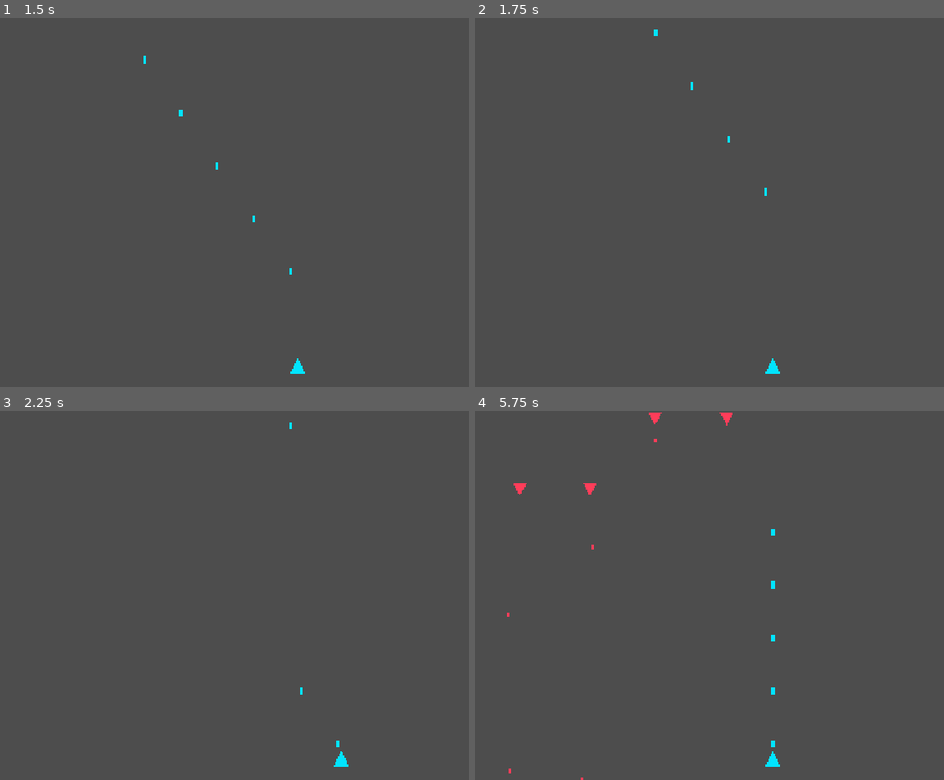
Above: before the commit, frames 1-4 (two rows, left to right).
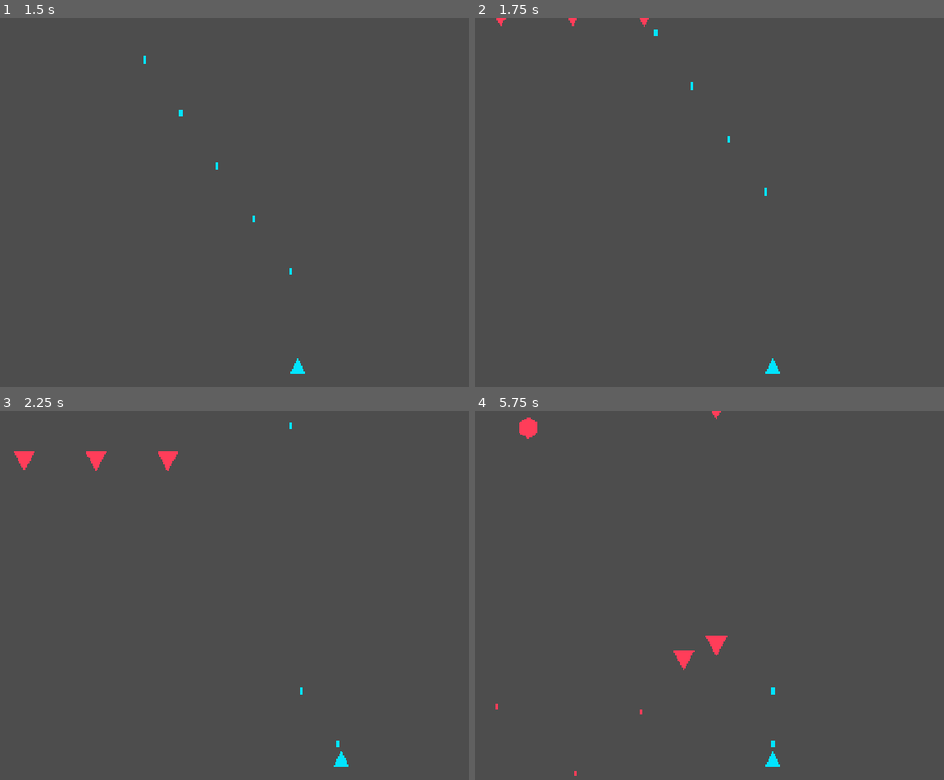
Above: after the commit, the same moments.

Repository: mrdth/meridian-run
Game: Godot game, scene res://world/arena.tscn
Two runs of this game, one before a commit and one after it. Both use one fixed random seed, a clock stepped at 60 frames per second and the inputs below.
Inputs (mouse positions are in pixels of both pictures, inside the frame that each line leads up to):
- Up to frame 1 (1.5 s): tap Enter (confirm) at 0.5 s; move the mouse to (286, 184) at 0.52 s; hold D (move_right) 0.53-1.25 s; hold Space (fire) 0.53-1.25 s; click (286, 184) at 0.67 s; drag from (9, 220) to (145, 132) at 1.27 s
- Up to frame 2 (1.75 s): no input
- Up to frame 3 (2.25 s): move the mouse to (206, 514) at 2.02 s; hold D (move_right) from 2.03 s (still down); hold Space (fire) from 2.03 s (still down)
- Up to frame 4 (5.75 s): release D (move_right) at 2.75 s; release Space (fire) at 2.75 s; drag from (582, 669) to (812, 580) at 2.77 s; move the mouse to (812, 650) at 3.52 s; hold A (move_left) 3.53-4.25 s; hold Space (fire) 3.53-4.25 s; tap Alt at 3.6 s; drag from (outside the picture) to (887, 580) at 4.27 s; move the mouse to (648, 595) at 5.02 s; hold Escape (back) from 5.03 s (still down); hold Space (fire) from 5.03 s (still down); click (648, 595) at 5.17 s

Frame 1 is identical in both runs. In frame 2, less than 0.1% of the frame differs, in the area x 4-38%, y 0-3%; in frame 3, 0.4%; in frame 4, 0.8%, in the area x 4-64%, y 0-100%.

Commit message:
Story 1.4 option-A rework checkpoint: fixed movement, spiral entry, dive loop, bigger enemies
Reworked the entry/dive FEEL per playtest (option A — keep cap-12, deliver Galaga feel
within it): exact curve tracking (no pursuit lag), spiraling/swooping entry curves,
dive->re-enter->return loop (enemies cycle until killed; release only on death), coherent
formation-group spawning (group_size), staggered dives, and 150%/165% larger enemies via a
new data-driven silhouette_scale (muzzle offset tracks it). move_speed raised from the GDD
baseline (playtest-tuned). 91/91 GUT pass; headless launch clean.

Mrdth still wants a course correction (option B — revisit cap-12 / formation-groups / GDD
density); committing as a checkpoint before running gds-correct-course. See
1-4-formation-feel-findings.md.

Diff:
--- a/enemies/enemy.gd
+++ b/enemies/enemy.gd
@@ -20,6 +20,7 @@
 @onready var _fire: EnemyFireSystem = $EnemyFireSystem
 @onready var _muzzle: Marker2D = $Muzzle
 @onready var _collision_shape: CollisionShape2D = $CollisionShape2D
+@onready var _visual: Polygon2D = $Visual
 @onready var _enter_state: State = $StateMachine/EnterState
 @onready var _formation_state: State = $StateMachine/FormationState
 @onready var _dive_state: State = $StateMachine/DiveState
@@ -46,6 +47,14 @@
 		var dup := shape.duplicate() as CircleShape2D
 		dup.radius = definition.collision_radius
 		_collision_shape.shape = dup
+	# Visual size from EnemyDefinition.silhouette_scale (data-driven, separate from the hitbox
+	# so visual size and collision can be tuned independently for fairness).
+	if _visual != null:
+		_visual.scale = Vector2.ONE * definition.silhouette_scale
+	# The Muzzle is a scene-fixed Marker2D (sibling of Visual), so it does NOT follow
+	# silhouette_scale — scale its offset to match, or big enemies fire from inside themselves.
+	if _muzzle != null:
+		_muzzle.position *= definition.silhouette_scale
 	# Connect death ONCE (persists across pool cycles — NEVER reconnect in activate).
 	if not _health.died.is_connected(_on_died):
 		_health.died.connect(_on_died)
@@ -77,6 +86,12 @@
 
 
 # --- state-transition + fire helpers (called by the AI states via the owner reference) ---
+
+func to_enter() -> void:
+	# Re-enter from the top (the Galaga dive→return loop). EnterState re-positions at the entry
+	# curve start and flies back to the slot.
+	_state_machine.transition_to(_enter_state)
+
 
 func to_formation() -> void:
 	_state_machine.transition_to(_formation_state)
--- a/enemies/enemy_definition.gd
+++ b/enemies/enemy_definition.gd
@@ -33,3 +33,4 @@
 
 @export_group("Visual")
 @export var silhouette_color: Color = Color(1.0, 0.24, 0.35)  # hazard calm #FF3D5A default.
+@export var silhouette_scale: float = 1.0  # Polygon2D scale = visual size (collision_radius is the hitbox; bump both to grow an enemy).
--- a/enemies/states/dive_state.gd
+++ b/enemies/states/dive_state.gd
@@ -1,13 +1,17 @@
 class_name DiveState
 extends State
-# Dives from the slot toward the bottom of the screen along dive_curve (RELATIVE to the
-# slot), bending toward the player's x (captured ONCE at dive-start from the injected
-# player_target — no cross-domain node-path reach). Moves at move_speed * dive_speed_multiplier.
-# Fires during the dive if definition.fires_during_dive. Releases to the Pool when off-screen
-# bottom — a departure, NOT a death (no score). The shared dive_curve is NEVER mutated: the
-# aim offset is applied to the per-enemy sampled point at read time.
+# Dives from the slot toward the bottom of the screen along dive_curve (RELATIVE to the slot),
+# bending toward the player's x (captured ONCE at dive-start from the injected player_target —
+# no cross-domain node-path reach). Speed-based traversal at move_speed * dive_speed_multiplier
+# + exact tracking (fast swoop, no lag). Fires during the dive if definition.fires_during_dive.
+#
+# **Off-screen-bottom → re-enter from the top (EnterState), NOT a release** — the Galaga
+# dive-and-return loop. Enemies release to the Pool ONLY on death (HealthComponent.died). This
+# makes them persistent cycling threats across the whole wave (addresses the "clear fast then
+# wait" concern). The shared dive_curve is NEVER mutated: the aim offset is applied to the
+# per-enemy sampled point at read time.
 
-const _OFFSCREEN_MARGIN: float = 32.0
+const _OFFSCREEN_MARGIN: float = 48.0
 
 var _enemy: Enemy
 var _t: float = 0.0
@@ -31,20 +35,20 @@
 
 
 func physics_process(delta: float) -> void:
-	if _enemy == null or _enemy.formation_def == null or _enemy.definition == null:
+	if _enemy == null or _enemy.formation_def == null or _enemy.definition == null or delta <= 0.0 or _baked_length <= 0.0:
 		return
 	var form: FormationDefinition = _enemy.formation_def
 	var curve: Curve2D = form.dive_curve
-	_t += delta
-	var u: float = clampf(_t / form.dive_duration_s, 0.0, 1.0)
+	var speed: float = _enemy.definition.move_speed * _enemy.definition.dive_speed_multiplier
+	_t += (speed * delta) / _baked_length
+	var u: float = minf(_t, 1.0)
 	var sampled: Vector2 = curve.sample_baked(u * _baked_length)
-	# Bend toward the player gradually (offset scales with u): leaves the slot cleanly and
-	# aims at the player by the bottom. Per-enemy offset — the shared curve is untouched.
+	# Bend toward the player gradually (offset scales with u): leaves the slot cleanly and aims
+	# at the player by the bottom. Per-enemy offset — the shared curve is untouched.
 	var target: Vector2 = _enemy.slot_world_pos + sampled + Vector2(_aim_offset * u, 0.0)
-	var dive_speed: float = _enemy.definition.move_speed * _enemy.definition.dive_speed_multiplier
-	_enemy.velocity = (target - _enemy.global_position).normalized() * dive_speed
+	_enemy.velocity = (target - _enemy.global_position) / delta
 	_enemy.move_and_slide()
-	# Off-screen bottom → release (departure, not death). _physics_process runs BEFORE the
-	# physics step, so synchronous release is fine (mirrors the player projectile leave-screen).
+	# Off-screen bottom → re-enter from the top (Galaga loop). NOT a release. Death is the only
+	# release (HealthComponent.died → Pool via enemy._on_died).
 	if _enemy.global_position.y > Constants.BASE_RESOLUTION.y + _OFFSCREEN_MARGIN:
-		Pool.release(_enemy)
+		_enemy.to_enter()
--- a/enemies/states/enter_state.gd
+++ b/enemies/states/enter_state.gd
@@ -1,9 +1,13 @@
 class_name EnterState
 extends State
-# Enemy flies from off-screen-above its slot to the slot along entry_curve (RELATIVE to
-# the slot). Advances parametric t over entry_duration_s and pursues the sampled point at
-# move_speed (Dev Notes §"Movement"). On completion → FormationState (which corrects any
-# residual pursuit lag by pulling toward the slot + drift).
+# Enemy flies from off-screen-above its slot to the slot along entry_curve (RELATIVE to the
+# slot). **Speed-based traversal** (faster variants enter faster — preserves GDD move_speed
+# differentiation) + **exact tracking** (velocity = (target - pos) / delta; with collision_mask=0
+# the body snaps to the sampled point each frame — NO pursuit lag, the v1 defect). Fire is
+# disarmed here (enemies fire only in formation/dive). On completion → FormationState.
+#
+# Re-entered after every dive (the Galaga loop): DiveState off-screen-bottom → here →
+# Formation → Dive → …, releasing to the Pool ONLY on death.
 
 var _enemy: Enemy
 var _t: float = 0.0
@@ -19,21 +23,26 @@
 		return
 	var curve: Curve2D = _enemy.formation_def.entry_curve
 	_baked_length = curve.get_baked_length()
-	# Spawn at the entry-curve start (off-screen above the slot) — one-time positioning, not
+	# Spawn/re-enter at the curve start (off-screen above the slot) — one-time positioning, not
 	# a per-frame .position write (AR14 allows one-time spawn placement).
 	_enemy.global_position = _enemy.slot_world_pos + curve.sample_baked(0.0)
+	# No firing while (re-)entering — FormationState arms fire once the enemy is in the grid.
+	_enemy.disarm_fire()
 
 
 func physics_process(delta: float) -> void:
-	if _enemy == null or _enemy.formation_def == null:
+	if _enemy == null or _enemy.formation_def == null or delta <= 0.0 or _baked_length <= 0.0:
 		return
 	var curve: Curve2D = _enemy.formation_def.entry_curve
-	_t += delta
-	var u: float = clampf(_t / _enemy.formation_def.entry_duration_s, 0.0, 1.0)
-	# Curve is relative to the slot → add slot_world_pos (per-enemy offset, shared curve
+	# Advance t by actual movement (speed-based traversal — variants differ in entry speed).
+	_t += (_enemy.definition.move_speed * delta) / _baked_length
+	var u: float = minf(_t, 1.0)
+	# Curve is relative to the slot → add slot_world_pos (per-enemy offset; the shared curve is
 	# NEVER mutated). Sample by baked distance for an even path.
 	var target: Vector2 = _enemy.slot_world_pos + curve.sample_baked(u * _baked_length)
-	_enemy.velocity = (target - _enemy.global_position).normalized() * _enemy.definition.move_speed
+	# Exact tracking: move_and_slide translates by velocity*delta; velocity = (target-pos)/delta
+	# cancels delta → the body lands on the sampled point. Frame-rate independent, no lag.
+	_enemy.velocity = (target - _enemy.global_position) / delta
 	_enemy.move_and_slide()
-	if u >= 1.0:
+	if _t >= 1.0:
 		_enemy.to_formation()
--- a/enemies/states/formation_state.gd
+++ b/enemies/states/formation_state.gd
@@ -1,11 +1,13 @@
 class_name FormationState
 extends State
 # Holds the formation slot with side-to-side drift (Galaga-lineage), arms the fire system,
-# and after formation_hold_s transitions to DiveState. Drift is a sine offset around the
-# slot; the enemy pursues slot+drift at move_speed (pulls in any residual entry lag).
+# then after a **per-enemy randomized** formation hold transitions to DiveState. The ±25% hold
+# variance STAGGERS dives so enemies peel off one/few-at-a-time (Galaga rhythm), not all at
+# once. Exact-tracks slot+drift (snaps to the drift point each frame — smooth, no lag).
 
 var _enemy: Enemy
 var _hold_t: float = 0.0
+var _hold_duration: float = 0.0
 
 
 func enter(_msg: Dictionary = {}) -> void:
@@ -13,20 +15,24 @@
 	_hold_t = 0.0
 	if _enemy == null or _enemy.formation_def == null or _enemy.definition == null:
 		return
-	# Arm fire only once in formation (never during Enter). arm() delays the first shot by a
-	# random interval.
+	# Per-enemy hold variance staggers dives. Re-rolled each formation cycle (re-entry) for
+	# naturalistic timing.
+	_hold_duration = _enemy.formation_def.formation_hold_s * _enemy.rng.randf_range(0.75, 1.25)
+	# Arm fire once in formation (never during Enter). arm() delays the first shot by a random
+	# interval so the enemy doesn't fire the instant it forms up.
 	_enemy.arm_fire()
 
 
 func physics_process(delta: float) -> void:
-	if _enemy == null or _enemy.formation_def == null or _enemy.definition == null:
+	if _enemy == null or _enemy.formation_def == null or _enemy.definition == null or delta <= 0.0:
 		return
 	var form: FormationDefinition = _enemy.formation_def
 	_hold_t += delta
 	# Side-to-side drift anchored to the slot (sine of elapsed time over the drift period).
 	var drift_x: float = sin((_hold_t / form.side_drift_period_s) * TAU) * form.side_drift_amplitude_px
 	var target: Vector2 = _enemy.slot_world_pos + Vector2(drift_x, 0.0)
-	_enemy.velocity = (target - _enemy.global_position).normalized() * _enemy.definition.move_speed
+	# Exact-track the drift point (velocity = (target-pos)/delta → snaps to slot+drift).
+	_enemy.velocity = (target - _enemy.global_position) / delta
 	_enemy.move_and_slide()
-	if _hold_t >= form.formation_hold_s:
+	if _hold_t >= _hold_duration:
 		_enemy.to_dive()
--- a/resources/enemies/enemy_bomber.tres
+++ b/resources/enemies/enemy_bomber.tres
@@ -8,7 +8,7 @@
 formation_id = &"standard"
 max_hp = 80
 score_value = 300
-collision_radius = 16.0
+collision_radius = 26.4
 fire_damage = 2
 shot_kind = 1
 fire_interval_min_s = 1.6
@@ -16,6 +16,7 @@
 projectile_speed = 280.0
 heavy_windup_s = 0.5
 fires_during_dive = true
-move_speed = 80.0
-dive_speed_multiplier = 2.0
+move_speed = 280.0
+dive_speed_multiplier = 2.5
 silhouette_color = Color(1, 0.62, 0.24, 1)
+silhouette_scale = 1.65
--- a/resources/enemies/enemy_grunt.tres
+++ b/resources/enemies/enemy_grunt.tres
@@ -8,7 +8,7 @@
 formation_id = &"standard"
 max_hp = 30
 score_value = 100
-collision_radius = 14.0
+collision_radius = 21.0
 fire_damage = 1
 shot_kind = 0
 fire_interval_min_s = 1.2
@@ -16,6 +16,7 @@
 projectile_speed = 280.0
 heavy_windup_s = 0.0
 fires_during_dive = true
-move_speed = 60.0
-dive_speed_multiplier = 2.0
+move_speed = 220.0
+dive_speed_multiplier = 2.5
 silhouette_color = Color(1, 0.24, 0.35, 1)
+silhouette_scale = 1.5
--- a/resources/enemies/enemy_shielder.tres
+++ b/resources/enemies/enemy_shielder.tres
@@ -8,7 +8,7 @@
 formation_id = &"standard"
 max_hp = 50
 score_value = 150
-collision_radius = 14.0
+collision_radius = 21.0
 fire_damage = 1
 shot_kind = 0
 fire_interval_min_s = 0.9
@@ -16,6 +16,7 @@
 projectile_speed = 280.0
 heavy_windup_s = 0.0
 fires_during_dive = true
-move_speed = 50.0
-dive_speed_multiplier = 2.0
+move_speed = 180.0
+dive_speed_multiplier = 2.5
 silhouette_color = Color(1, 0.24, 0.35, 1)
+silhouette_scale = 1.5
--- a/resources/formations/standard.tres
+++ b/resources/formations/standard.tres
@@ -4,18 +4,21 @@
 
 [sub_resource type="Curve2D" id="Curve2D_mlh2x"]
 _data = {
-"points": PackedVector2Array(0, 0, 0, 300, 0, 0, 0, -300, 0, 0, 0, 900)
+"points": PackedVector2Array(-11.755706, -27.333334, 11.755706, 27.333334, 0, 0, -19.021132, -54.666668, 19.021132, 54.666668, 70.53423, 164, -7.2654257, -54.666668, 7.2654257, 54.666668, 114.126785, 328, 7.2654257, -54.666668, -7.2654257, 54.666668, 114.126785, 492, 19.021132, -54.666668, -19.021132, 54.666668, 70.53423, 656, 11.755706, -27.333334, -11.755706, 27.333334, 1.469576e-14, 820)
 }
-point_count = 2
+point_count = 6
 
 [sub_resource type="Curve2D" id="Curve2D_c7gog"]
 _data = {
-"points": PackedVector2Array(0, 0, 0, 150, 0, -300, 0, -150, 0, 0, 0, 0)
+"points": PackedVector2Array(-15.740245, -6.666667, 15.740245, 6.666667, 0, -360, -22.836195, -13.333334, 22.836195, 13.333334, 94.44147, -320, -4.9095383, -13.333334, 4.9095383, 13.333334, 137.01717, -280, 10.615353, -13.333334, -10.615353, 13.333334, 123.8987, -240, 18.205847, -13.333334, -18.205847, 13.333334, 73.32505, -200, 16.514174, -13.333334, -16.514174, 13.333334, 14.663624, -160, 8.411684, -13.333334, -8.411684, 13.333334, -25.759987, -120, -0.77695596, -13.333334, 0.77695596, 13.333334, -35.806477, -80, -5.9677463, -13.333334, 5.9677463, 13.333334, -21.098251, -40, -3.5163753, -6.666667, 3.5163753, 6.666667, 0, 0)
 }
-point_count = 2
+point_count = 10
 
 [resource]
 script = ExtResource("1_cekrc")
 slots = Array[Vector2]([Vector2(430, 130), Vector2(570, 130), Vector2(710, 130), Vector2(850, 130), Vector2(430, 210), Vector2(570, 210), Vector2(710, 210), Vector2(850, 210)])
 entry_curve = SubResource("Curve2D_c7gog")
 dive_curve = SubResource("Curve2D_mlh2x")
+formation_hold_s = 2.5
+side_drift_amplitude_px = 22.0
+side_drift_period_s = 2.4
--- a/tests/enemies/test_enemy.gd
+++ b/tests/enemies/test_enemy.gd
@@ -57,6 +57,19 @@
 	var e: Enemy = _make(GruntScene)
 	var fc: FactionComponent = e.get_node("FactionComponent")
 	assert_eq(fc.faction, FactionComponent.Faction.ENEMY)
+
+
+func test_visual_scale_driven_by_silhouette_scale() -> void:
+	# silhouette_scale (.tres) drives the Visual scale; collision_radius drives the CircleShape2D
+	# hitbox. Base variants 150% (1.5 / radius 21), Bomber 165% (1.65 / radius 26.4).
+	var g: Enemy = _make(GruntScene)
+	assert_almost_eq((g.get_node("Visual") as Polygon2D).scale.x, 1.5, 0.01)
+	var gshape := (g.get_node("CollisionShape2D") as CollisionShape2D).shape as CircleShape2D
+	assert_almost_eq(gshape.radius, 21.0, 0.01)  # 14 * 1.5
+	var b: Enemy = _make(BomberScene)
+	assert_almost_eq((b.get_node("Visual") as Polygon2D).scale.x, 1.65, 0.01)
+	var bshape := (b.get_node("CollisionShape2D") as CollisionShape2D).shape as CircleShape2D
+	assert_almost_eq(bshape.radius, 26.4, 0.01)  # 16 * 1.65
 
 
 func test_take_damage_decrements_and_emits_health_changed() -> void:
@@ -126,36 +139,47 @@
 
 
 func test_state_progression_enter_to_formation_to_dive() -> void:
-	# Drive the StateMachine by hand through the full curve. Transitions are duration-driven:
-	# Enter→Formation at entry_duration_s (1.5 s); Formation→Dive at +formation_hold_s (4 s).
+	# Drive the StateMachine by hand. Traversal is now SPEED-based (entry ≈ baked_length /
+	# move_speed ≈ 2.4 s for a grunt; formation hold ≈ 2.5 s ±25% per enemy). Rather than
+	# assert frame-precise timing (fragile under variance), record the states VISITED and
+	# assert the order Enter → Formation → Dive is reached within a generous window.
 	var e: Enemy = _make(GruntScene)
 	var sm: StateMachine = e.get_node("StateMachine")
 	var enter: State = e.get_node("StateMachine/EnterState")
 	var form: State = e.get_node("StateMachine/FormationState")
 	var dive: State = e.get_node("StateMachine/DiveState")
+	var seen_form: bool = false
+	var seen_dive: bool = false
 	assert_eq(sm.current_state, enter)
-	_step(sm, 30)  # 0.5 s
-	assert_eq(sm.current_state, enter)  # still entering (< 1.5 s)
-	_step(sm, 70)  # +1.17 s → 1.67 s > 1.5 s
-	assert_eq(sm.current_state, form)  # reached formation
-	_step(sm, 60)  # +1 s → 2.67 s, still holding (< 5.5 s)
-	assert_eq(sm.current_state, form)
-	_step(sm, 180)  # +3 s → 5.67 s > 1.5 + 4 = 5.5 s
-	assert_eq(sm.current_state, dive)  # diving
+	for _i in 500:  # 8.3 s — enough to reach formation and the first dive
+		sm._physics_process(1.0 / 60.0)
+		if sm.current_state == form:
+			seen_form = true
+		elif sm.current_state == dive:
+			seen_dive = true
+	assert_true(seen_form, "never reached FormationState")
+	assert_true(seen_dive, "never reached DiveState")
 
 
-func test_dive_exits_screen_and_releases_to_pool() -> void:
-	# A diving enemy that passes off-screen-bottom releases to the Pool (a departure, not a
-	# death — no score). Drive past entry + hold into the dive, then far enough to exit.
+func test_dive_loops_re_enters_does_not_release() -> void:
+	# Reworked Galaga loop: a diver that crosses the bottom RE-ENTERS from the top and returns
+	# to formation — it does NOT release. Only death releases (HealthComponent.died → Pool).
+	# Catches the v1 regression where divers exited the bottom and vanished.
 	var e: Enemy = _make(GruntScene)
 	var sm: StateMachine = e.get_node("StateMachine")
-	# Past entry (1.5) + hold (4) = 5.5 s to start diving; +dive travel to exit bottom.
-	for _i in 700:  # ~11.7 s — well past the full cycle
-		if not is_instance_valid(e) or e.get_parent() == null:
-			break  # self-released mid-loop
+	var crossed_bottom: bool = false
+	var re_entered: bool = false
+	for _i in 1500:  # 25 s — entry + hold + dive + re-entry
+		if e.get_parent() == null or not is_instance_valid(e):
+			break  # released — failure (divers should loop, not release)
 		sm._physics_process(1.0 / 60.0)
-	# The enemy self-released when it crossed the bottom.
-	assert_true(e.get_parent() == null or not is_instance_valid(e))
+		if not crossed_bottom and e.global_position.y > Constants.BASE_RESOLUTION.y:
+			crossed_bottom = true
+		elif crossed_bottom and e.global_position.y < 50.0:
+			re_entered = true
+			break
+	assert_true(crossed_bottom, "enemy never dived off the bottom")
+	assert_true(re_entered, "crossed the bottom but didn't re-enter from the top (released instead of looping?)")
 
 
 func _step(sm: StateMachine, frames: int) -> void:
--- a/tests/enemies/test_enemy_definition.gd
+++ b/tests/enemies/test_enemy_definition.gd
@@ -30,7 +30,8 @@
 	assert_eq(g.shot_kind, EnemyDefinition.ShotKind.STANDARD)
 	assert_eq(g.fire_interval_min_s, 1.2)
 	assert_eq(g.fire_interval_max_s, 2.4)
-	assert_eq(g.move_speed, 60.0)
+	# move_speed raised from the GDD baseline (60) — playtest-tuned for arcade entry/dive feel.
+	assert_eq(g.move_speed, 220.0)
 
 
 func test_shielder_stats_match_gdd_baselines() -> void:
@@ -41,7 +42,7 @@
 	assert_eq(s.shot_kind, EnemyDefinition.ShotKind.STANDARD)
 	assert_eq(s.fire_interval_min_s, 0.9)
 	assert_eq(s.fire_interval_max_s, 1.8)
-	assert_eq(s.move_speed, 50.0)
+	assert_eq(s.move_speed, 180.0)  # playtest-tuned (GDD baseline 50)
 
 
 func test_bomber_stats_match_gdd_baselines() -> void:
@@ -53,7 +54,7 @@
 	assert_eq(b.shot_kind, EnemyDefinition.ShotKind.HEAVY)
 	assert_eq(b.fire_interval_min_s, 1.6)
 	assert_eq(b.fire_interval_max_s, 2.8)
-	assert_eq(b.move_speed, 80.0)
+	assert_eq(b.move_speed, 280.0)  # playtest-tuned (GDD baseline 80)
 
 
 func test_projectile_speed_dodgeable_vs_player() -> void:
--- a/tests/world/test_formation_spawner.gd
+++ b/tests/world/test_formation_spawner.gd
@@ -21,7 +21,7 @@
 	s.shielder_scene = ShielderScene
 	s.bomber_scene = BomberScene
 	s.wave_duration_s = 3.0  # short for test pacing
-	s.pulses_per_wave = 3
+	s.group_size = 4
 	arena.add_child(s)  # _ready: creates _container, loads formation_def
 	s.player = Node2D.new()  # dummy player for dive aim
 	arena.add_child(s.player)  # freed with the autofree'd arena
@@ -55,14 +55,14 @@
 
 
 func test_spawns_arrive_as_pulses_not_all_at_once() -> void:
-	# AC3 — spawns are pulsed across the duration, not instantaneous. At t≈0 only the first
-	# pulse has fired (per_pulse = ceil(5/3) = 2), not all 5.
+	# AC3 — spawns are pulsed across the duration, not instantaneous. Wave 1 (5) with
+	# group_size 4 → 2 pulses (3 + 2); at t≈0 only the first group (3) has spawned, not all 5.
 	var s: FormationSpawner = _make()
 	s.begin_wave(1)
 	s._physics_process(0.01)  # t≈0.01 — only pulse 0 (time 0) is due
 	var early: int = s.get_spawned_count()
 	assert_lt(early, 5)  # not all at once
-	assert_gte(early, 1)  # at least the first pulse fired
+	assert_gte(early, 1)  # at least the first group fired
 
 
 func test_enemies_progress_through_states_without_error() -> void:
--- a/world/formation_spawner.gd
+++ b/world/formation_spawner.gd
@@ -14,7 +14,7 @@
 @export var bomber_scene: PackedScene
 @export var formation_id: StringName = &"standard"
 @export var wave_duration_s: float = 8.0
-@export var pulses_per_wave: int = 3
+@export var group_size: int = 4  # enemies per formation group; pulses = ceil(budget/group_size).
 @export var max_enemies: int = 12
 
 # Injected (by arena.gd or a test) player ref for dive aim — NOT a cross-domain ../../Player.
@@ -73,18 +73,25 @@
 
 
 func _build_schedule() -> void:
-	# Distribute _budget enemies into pulses_per_wave pulses evenly spaced over wave_duration.
-	# Variant from the authored composition; slot cycles through the formation grid. Built
-	# once per wave (no per-frame allocations here).
+	# Group enemies into FORMATION GROUPS (Galaga-lineage): pulses = ceil(budget/group_size),
+	# each pulse a coherent group entering together, evenly spaced across the wave ("as one
+	# disperses, the next enters"). Budget distributed evenly (remainder to the first groups).
+	# Variant from the authored composition; slots are contiguous per group (a cluster, not
+	# scattered). Built once per wave (no per-frame allocations here).
 	_schedule.clear()
 	assert(_formation_def != null, "FormationSpawner: no formation_def for '%s'" % formation_id)
-	var per_pulse: int = maxi(int(ceil(float(_budget) / float(pulses_per_wave))), 1)
-	var pulse_spacing: float = wave_duration_s / float(maxi(pulses_per_wave, 1))
-	for i in _budget:
-		var pulse_index: int = i / per_pulse
-		var id: StringName = _COMPOSITION[mini(i, _COMPOSITION.size() - 1)]
-		var slot: int = i % _formation_def.slots.size()
-		_schedule.append({"time_s": pulse_index * pulse_spacing, "id": id, "slot": slot})
+	var slot_count: int = _formation_def.slots.size()
+	var pulses: int = clampi(int(ceil(float(_budget) / float(maxi(group_size, 1)))), 1, _budget)
+	var pulse_spacing: float = wave_duration_s / float(maxi(pulses, 1))
+	var base_per_pulse: int = _budget / pulses
+	var remainder: int = _budget % pulses
+	var idx: int = 0
+	for p in pulses:
+		var count: int = base_per_pulse + (1 if p < remainder else 0)
+		for _k in count:
+			var id: StringName = _COMPOSITION[mini(idx, _COMPOSITION.size() - 1)]
+			_schedule.append({"time_s": p * pulse_spacing, "id": id, "slot": idx % slot_count})
+			idx += 1
 
 
 func _physics_process(delta: float) -> void:
Not shown, changed: _bmad-output/implementation-artifacts/1-4-enemy-types-and-formation-dive-ai.md
